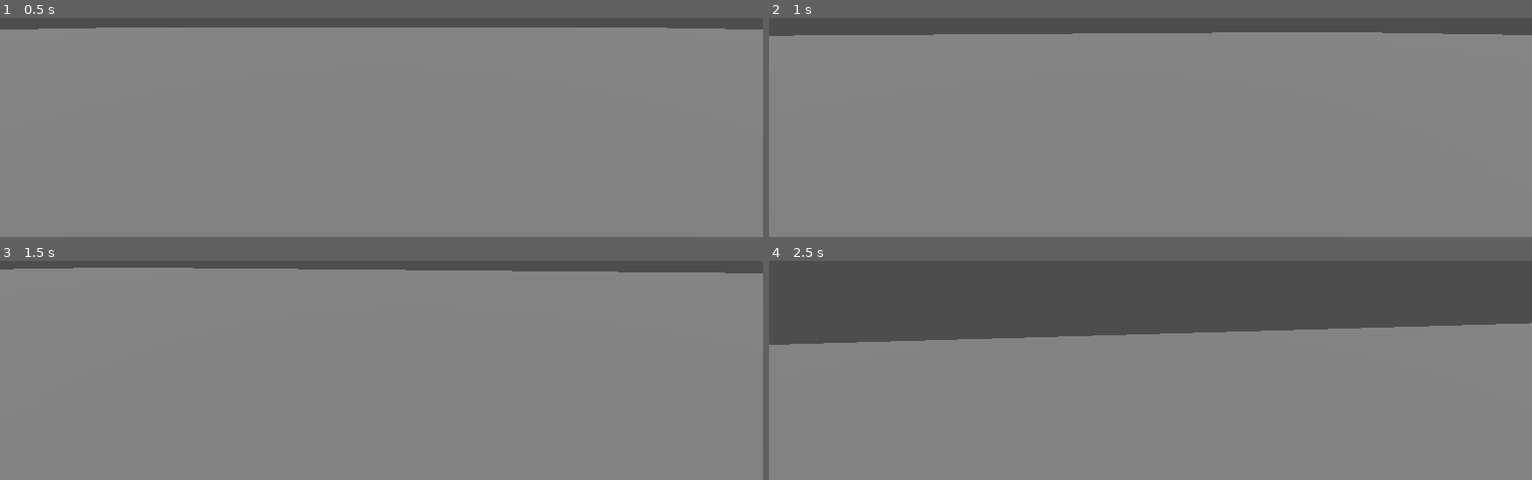
Above: before the commit, frames 1-4 (two rows, left to right).
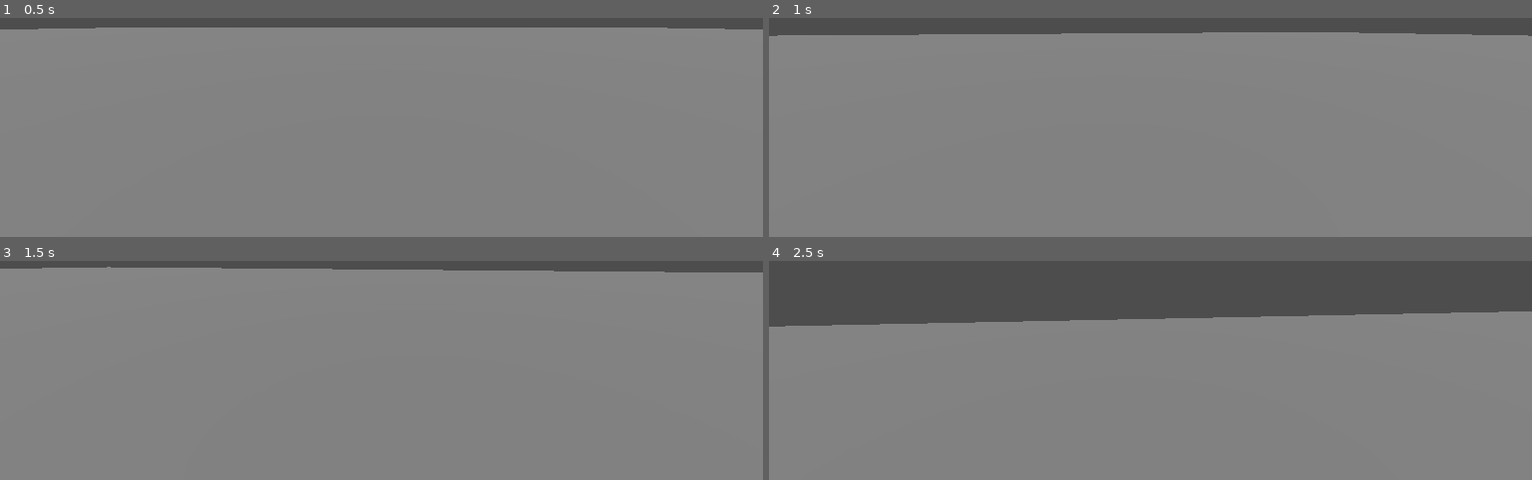
Above: after the commit, the same moments.

Repository: Jedwards14/ITGPMon0830
Game: Godot game, scene res://Jack/Jack_Test.tscn
The game is run twice, just before and just after one commit, with the same random seed, the same clock (stepped at 60 frames per second) and the same inputs.
Inputs (mouse positions are in pixels of both pictures, inside the frame that each line leads up to):
- Up to frame 1 (0.5 s): no input
- Up to frame 2 (1 s): tap Enter (ui_accept) at 0.5, 0.77 s; move the mouse to (1188, 22) at 0.52 s; hold W (move_forward) from 0.53 s (still down); hold Shift (RUN) from 0.53 s (still down)
- Up to frame 3 (1.5 s): keep holding W (move_forward); tap Enter (ui_accept) at 1.25 s; move the mouse to (343, 267) at 1.27 s; release Shift (RUN) at 1.28 s; tap Shift (RUN) at 1.35 s
- Up to frame 4 (2.5 s): keep holding W (move_forward); tap Enter (ui_accept) at 1.52, 2 s; move the mouse to (outside the picture) at 2.02 s; hold Shift (RUN) from 2.03 s (still down)

Frame 1 is identical in both runs. In frame 2, less than 0.1% of the frame differs, in the area x 1-100%, y 6-9%; in frame 3, 0.2%; in frame 4, 6.9%, in the area x 0-100%, y 23-39%.

Commit message:
Camera Directional Move
Player now moves in direction camera is facing

Diff:
--- a/intro-to-game-production/Jack/character_body_3d.gd
+++ b/intro-to-game-production/Jack/character_body_3d.gd
@@ -20,13 +20,13 @@
 	var direction = Vector3.ZERO
 
 	if Input.is_action_pressed("move_right"):
-		direction.x += 1
+		direction += transform.basis.x
 	if Input.is_action_pressed("move_left"):
-		direction.x -= 1
+		direction -= transform.basis.x
 	if Input.is_action_pressed("move_backward"):
-		direction.z += 1
+		direction += transform.basis.z
 	if Input.is_action_pressed("move_forward"):
-		direction.z -= 1
+		direction -= transform.basis.z
 
 	if direction != Vector3.ZERO:
 		direction = direction.normalized()
